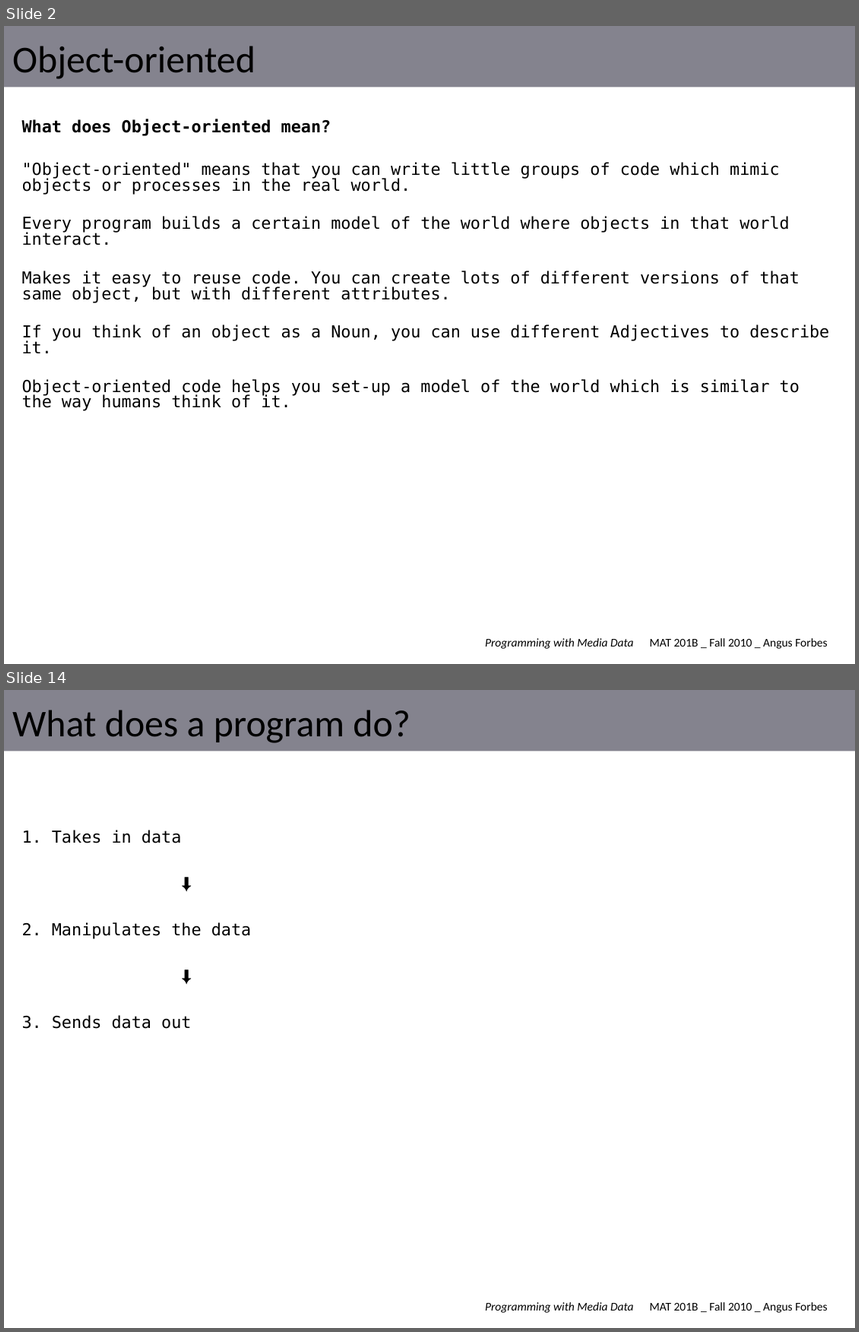
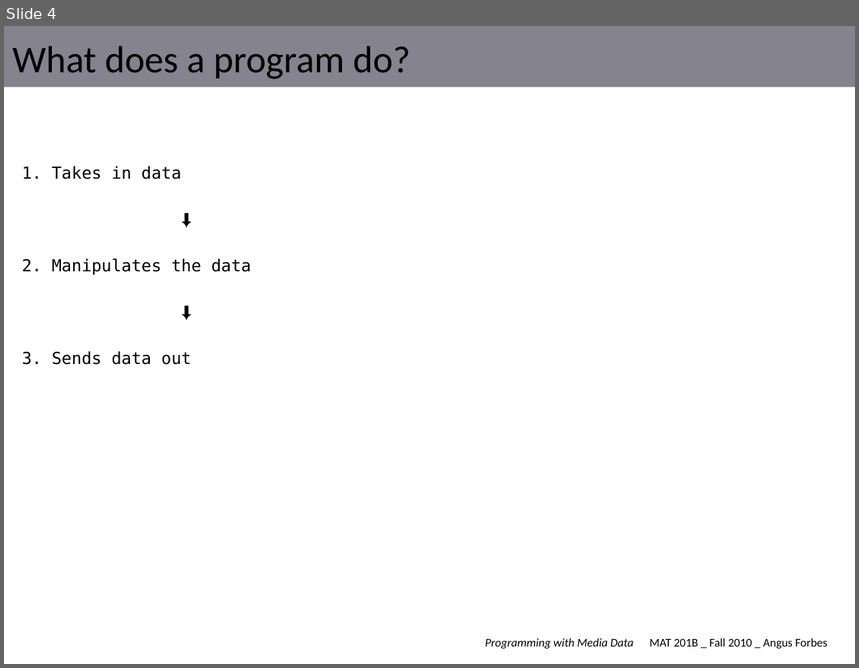
Before and after one commit to angusforbes/mat201b, a slide deck: slides/template.pptx. Shown one above the other, each under a label of ours: slides 2 and 14 before the commit, slide 4 after it; the slides between them are not shown. The pictures are 859x1332 and 859x668 pixels, drawn with LibreOffice and Linux fonts; fonts in the diff are those of the drawing. Boxes give left, top, right and bottom in pixels: in the first picture for what was removed or moved away, otherwise in the second. Text is boxed around its words. In the diff, an @@ line names an element or a change of style, - is before the commit and + after.

```diff
--- a/slides/template.pptx
+++ b/slides/template.pptx
@@ slide 2 removed at (4, 26, 855, 664), background #FFFFFF; not listed: 2 template elements that a slide beside it also shows @@
@@ title removed at (12, 46, 256, 79) @@
-Object-oriented
@@ text removed at (22, 119, 829, 411) @@
-What does Object-oriented mean?
-"Object-oriented" means that you can write little groups of code which mimic objects or processes in the real world.
-Every program builds a certain model of the world where objects in that world interact.
-Makes it easy to reuse code. You can create lots of different versions of that same object, but with different attributes.
-If you think of an object as a Noun, you can use different Adjectives to describe it.
-Object-oriented code helps you set-up a model of the world which is similar to the way humans think of it.
@@ what was slide 14 is now slide 4 @@
```
Also in this commit, not shown: 3 slides changed, 9 other slides removed, 16 other files.
